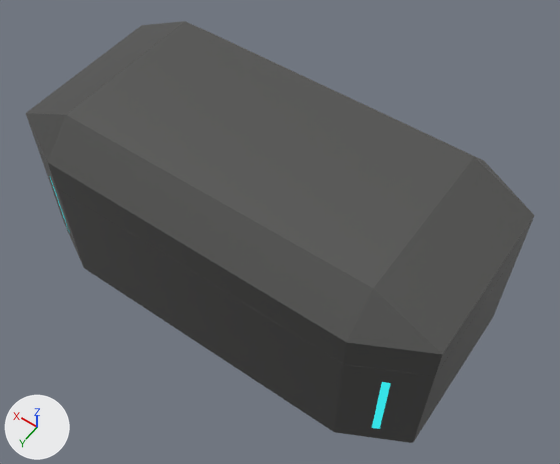
What one commit did to the Blender file obj_chest_Harper_01.blend.
Before and after are seen from a 50 mm camera at (-2.52, 3.34, 5.17) aimed at (-0.14, 0.01, -0.07). The axes (+X, +Y, +Z) are drawn at lower left. The lights are the same throughout. The older version comes first.

In view in the first picture: 'Treasure Chest Lid/宝箱盖右', 'Treasure Chest Lid/宝箱盖左', 'Treasure Chest/宝箱'.
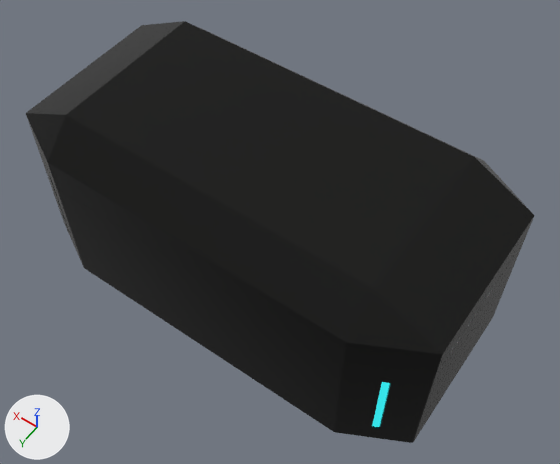
Commit message: Update metal material

What differs and where, as boxes [x1, y1, x2, y2] in the pictures (560 x 464 px):
'Treasure Chest Lid/宝箱盖左', recoloured (grey to black): [184, 84, 535, 376] in both
'Treasure Chest Lid/宝箱盖右', recoloured (grey to black): [26, 21, 328, 268] in both
part 1 of me_立方体, cut back: [50, 178, 391, 429] in both
part 2 of me_立方体, recoloured (darker): [35, 141, 441, 443] in both

Patch to the scene script:
```diff
--- a/obj_chest_Harper_01.blend.py
+++ b/obj_chest_Harper_01.blend.py
@@ mat_js01 @@
+mat_js01 = bpy.data.materials.new('JS01')
+# nodes: BsdfPrincipled, Bump, OutputMaterial, TexNoise
+# colours: dark grey #353534
@@ me_立方体 @@
 # used by ob_treasure_chest_宝箱; location = (0.0, 0.0, 0.0); scale = (1.94, 1.0, 1.0)
-me_立方体.from_pydata(...)  # 1524 vertices, 1560 faces; spans x -1.0..1.0, y -1.0..1.0, z -1.0..0.42
+me_立方体.from_pydata(...)  # 1548 vertices, 1586 faces; spans x -1.0..1.0, y -1.0..1.0, z -1.0..0.42
+# me_立方体 part 1
+# 6 faces are deleted
+# 24 vertices are added at x -0.87..0.87, y -0.86..0.87, z -0.53..0.24
+# 24 new faces join them, mat_js01
+# 8 new faces join them, mat_light (cyan #3df9ff)
+# me_立方体 part 2: 968 faces spanning x -1.0..1.0, y -1.0..1.0, z -1.0..0.42 switch from mat_材质 (grey #737372) to mat_js01
 me_立方体.materials.append(mat_light)
@@ me_立方体_001 @@
 me_立方体_001.from_pydata(...)  # 40 vertices, 40 faces; spans x -0.45..0.55, y -1.0..1.0, z -0.28..0.3
-me_立方体_001.materials.append(mat_材质)  # grey #737372
+me_立方体_001.materials.append(mat_js01)
@@ me_立方体_002 @@
 me_立方体_002.from_pydata(...)  # 40 vertices, 40 faces; spans x -0.55..0.45, y -1.0..1.0, z -0.28..0.3
-me_立方体_002.materials.append(mat_材质)  # grey #737372
+me_立方体_002.materials.append(mat_js01)
```
